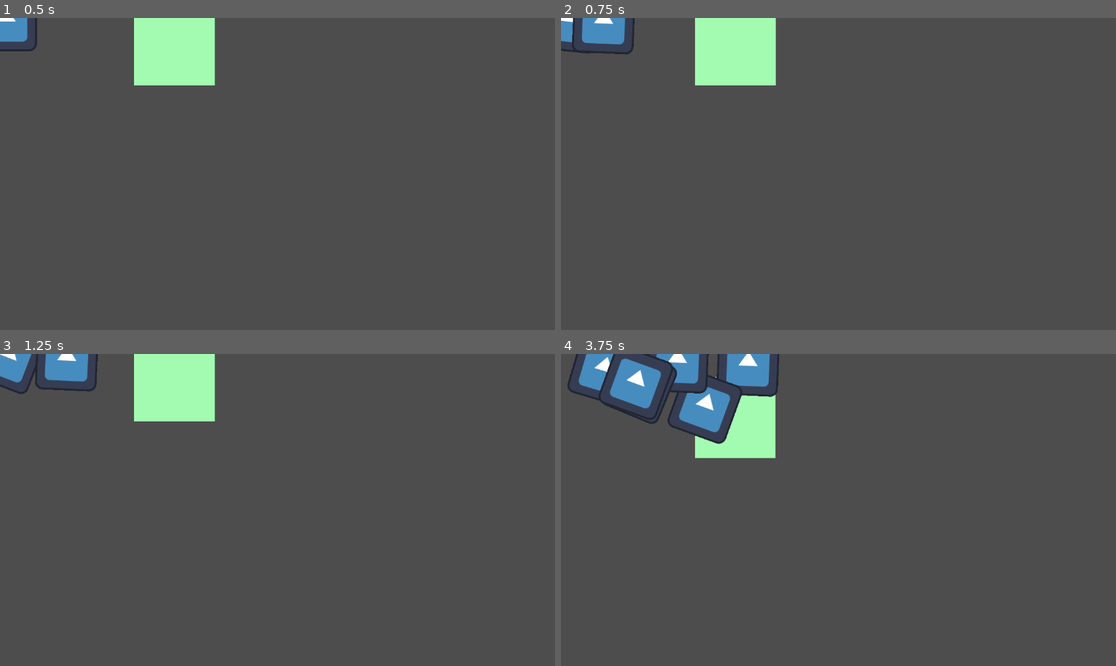
Above: before the commit, frames 1-4 (two rows, left to right).
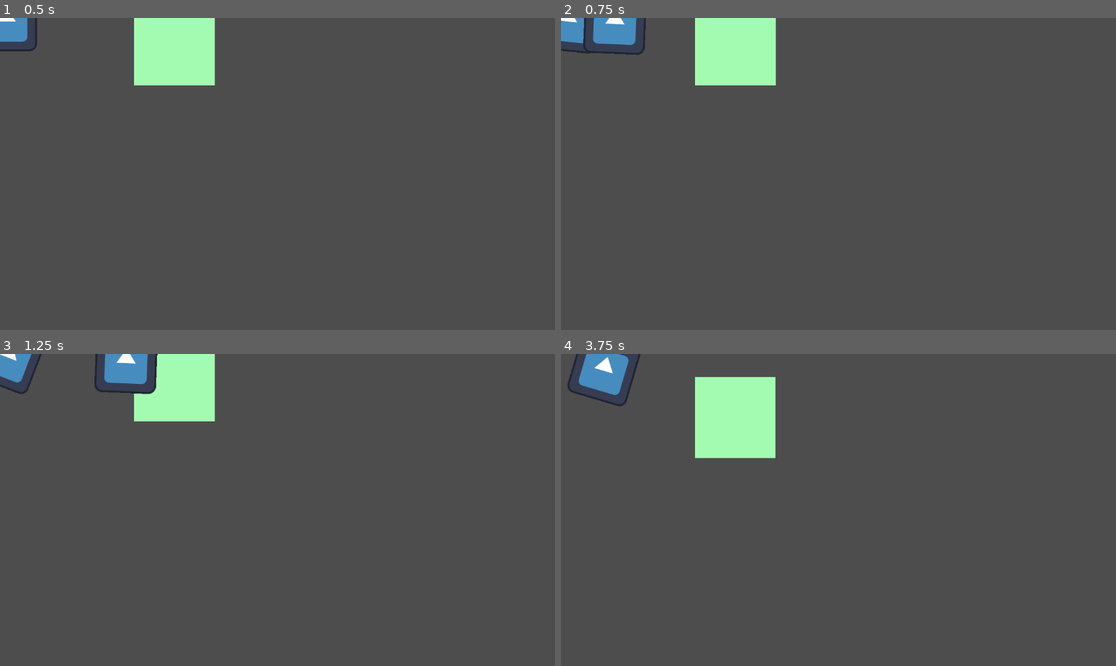
Above: after the commit, the same moments.

Repository: Cmanatron/FishRoguelike
Game: Godot game, scene res://Levels/TestLevel.tscn
Two runs of this game, one before a commit and one after it. Both use one fixed random seed, a clock stepped at 60 frames per second and the inputs below. This scene is started directly instead of the project's main scene. The engine's default icon, where the game draws it, is replaced by a stand-in: a white triangle on a blue panel in a dark square.
Inputs:
- Up to frame 1 (0.5 s): no input
- Up to frame 2 (0.75 s): tap Enter at 0.5 s; hold D (right) from 0.53 s (still down); tap Space (shoot) at 0.6 s
- Up to frame 3 (1.25 s): keep holding D (right)
- Up to frame 4 (3.75 s): release D (right) at 1.28 s; hold A (left) 1.28-2.03 s; tap Space (shoot) every 0.75 s from 1.35 to 3.6 s; hold D (right) 2.03-2.78 s; hold W (up) 2.78-3.53 s; hold A (left) from 3.53 s (still down)

Frame 1 is identical in both runs. In frame 2, 0.7% of the frame differs, in the area x 2-16%, y 0-12%; in frame 3, 1.9%; in frame 4, 4.8%, in the area x 6-40%, y 0-29%.

Commit message:
Attack Speed
Player now attacks on a timer. Upgradeable by pick ups

Diff:
--- a/Levels/TestLevel.tscn
+++ b/Levels/TestLevel.tscn
@@ -24,6 +24,7 @@
 script = SubResource("GDScript_f15ie")
 
 [node name="Player" parent="." unique_id=1643441324 instance=ExtResource("1_uib4f")]
+bulletSpeed = 300
 
 [node name="Air" parent="." unique_id=1516346332 instance=ExtResource("3_y1yrn")]
 position = Vector2(322, 11)
--- a/Player/player.gd
+++ b/Player/player.gd
@@ -1,14 +1,17 @@
 extends Node2D
-var speed = 30
+@export var speed = 30
 var stopping = 5
-@export var health = 10
-@export var airMax = 100
+@export var health:int = 10
+@export var airMax:int = 100
+@export var bulletSpeed:int = 100
 var inAir:bool = false
 var air = airMax
 @export var MaxHP:int = 100
 var HP = MaxHP
 @export var damage:int = 50
 @export var bulletSize:float = 1
+@export var attackSpeed:float = 3
+var isReady:bool = true
 var bullet = preload("res://Player/Bullet.tscn")
 
 func refill():
@@ -19,6 +22,9 @@
 	var shot = bullet.instantiate()
 	$".".get_parent().add_child(shot)
 	shot.damage = damage
+	shot.speed = bulletSpeed
+	shot.scale.x =bulletSize
+	shot.scale.y = bulletSize
 	shot.transform = $Emitter.global_transform
 
 func _physics_process(delta: float) -> void:
@@ -50,5 +56,13 @@
 	#print(air)
 
 	#Shooting Controller
-	if(Input.is_action_just_pressed("shoot")):
+	if(Input.is_action_just_pressed("shoot") and isReady):
+		isReady = false
 		shoot()
+		$Cooldown.start(attackSpeed)
+
+
+
+
+func _on_cooldown_timeout() -> void:
+	isReady = true
--- a/Player/player.tscn
+++ b/Player/player.tscn
@@ -20,3 +20,7 @@
 
 [node name="Emitter" type="Node2D" parent="." unique_id=451329806]
 position = Vector2(64, 1)
+
+[node name="Cooldown" type="Timer" parent="." unique_id=748646171]
+
+[connection signal="timeout" from="Cooldown" to="." method="_on_cooldown_timeout"]
